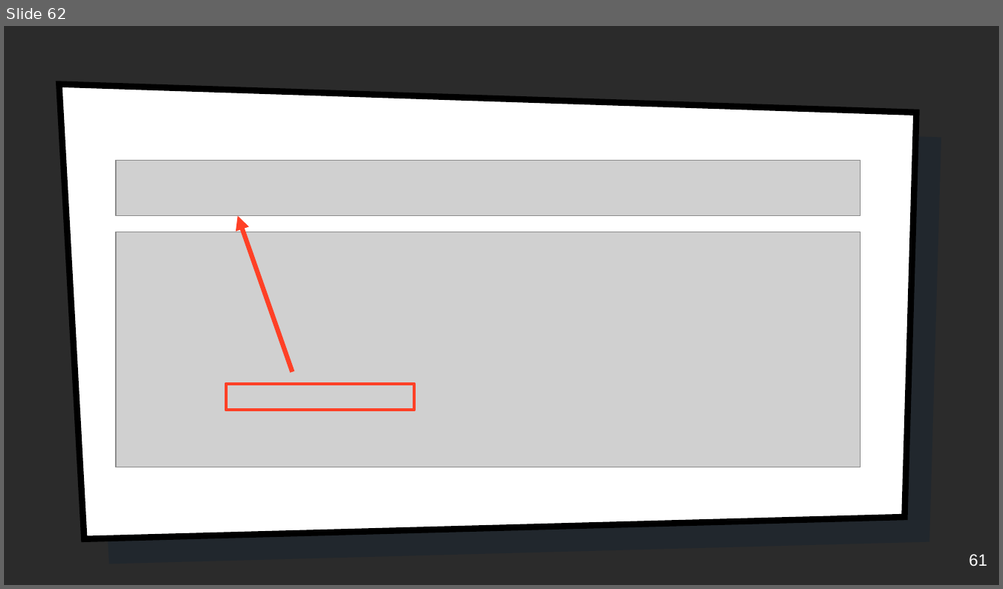
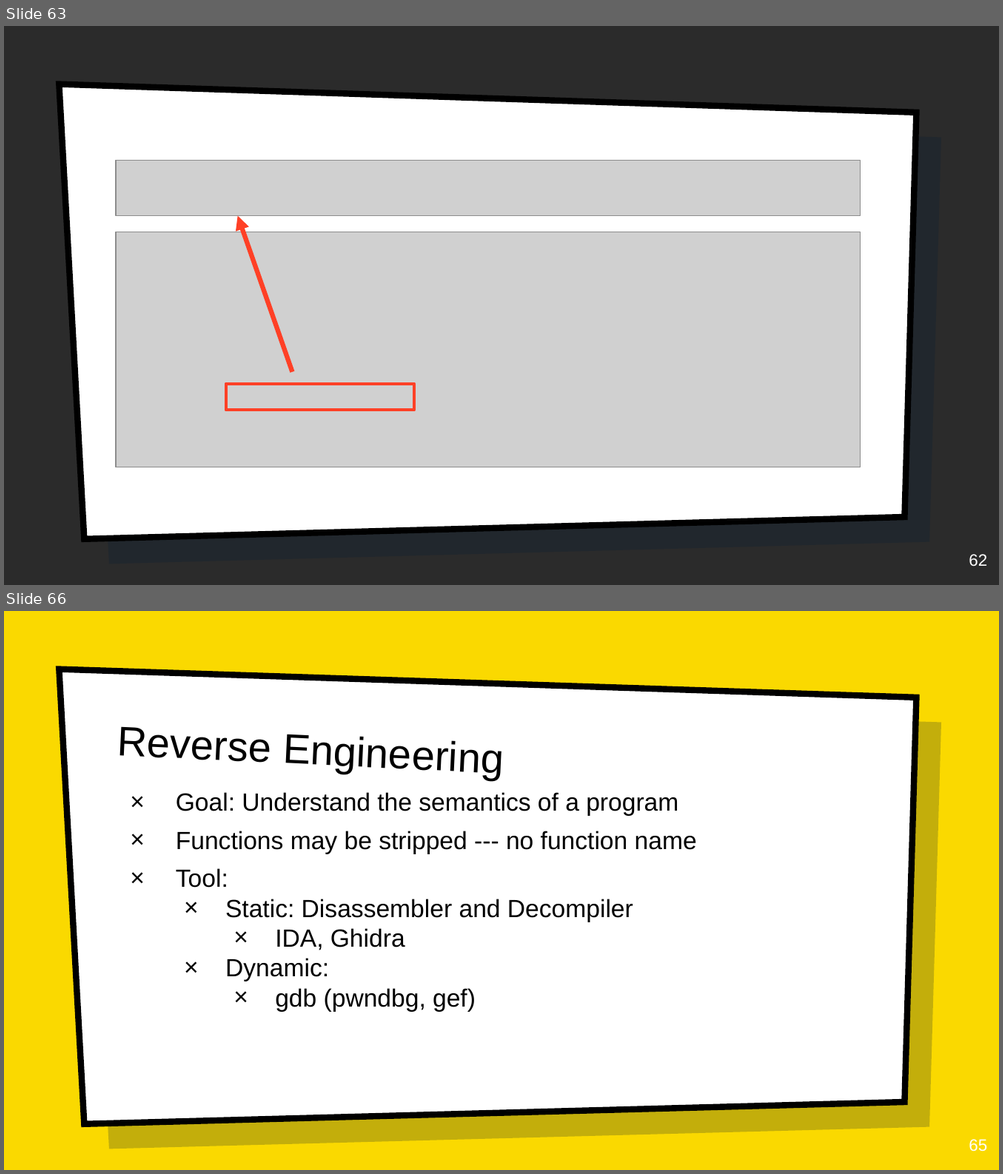
Before and after one commit to tiffanyb/tiffanyb.github.io, a slide deck: courses/cse545/slides/11-heap-4.pptx. Shown one above the other, each under a label of ours: slide 62 before the commit, slides 63 and 66 after it; the slides between them are not shown. The pictures are 1003x589 and 1003x1174 pixels, drawn with LibreOffice and Linux fonts; fonts in the diff are those of the drawing; grey boxes stand for pictures; background and template pictures are left out; a plain dark background stands for a picture behind light text. Boxes give left, top, right and bottom in pixels: in the first picture for what was removed or moved away, otherwise in the second. Text is boxed around its words. In the diff, an @@ line names an element or a change of style, - is before the commit and + after.

```diff
--- a/courses/cse545/slides/11-heap-4.pptx
+++ b/courses/cse545/slides/11-heap-4.pptx
@@ slide 66 added at box(4, 611, 999, 1170), background picture (left out); not listed: 2 template elements that a slide beside it also shows @@
@@ title added at box(116, 726, 503, 780), 40 pt, text #000000 @@
+Reverse Engineering
@@ text added at box(176, 792, 697, 1012), 24 pt, text #000000 @@
+× Goal: Understand the semantics of a program
+× Functions may be stripped --- no function name
+× Tool:
+  × Static: Disassembler and Decompiler
+    × IDA, Ghidra
+  × Dynamic:
+    × gdb (pwndbg, gef)
@@ page number added at box(968, 1139, 987, 1152), 16 pt, text #FFFFFF @@
+65
@@ what was slide 62 is now slide 63 @@
@@ page number at box(968, 554, 987, 566): text changed @@
-61
+62
```
Also in this commit, not shown: 2 slides changed, 19 other slides added, 2 slides removed, 23 other files.
